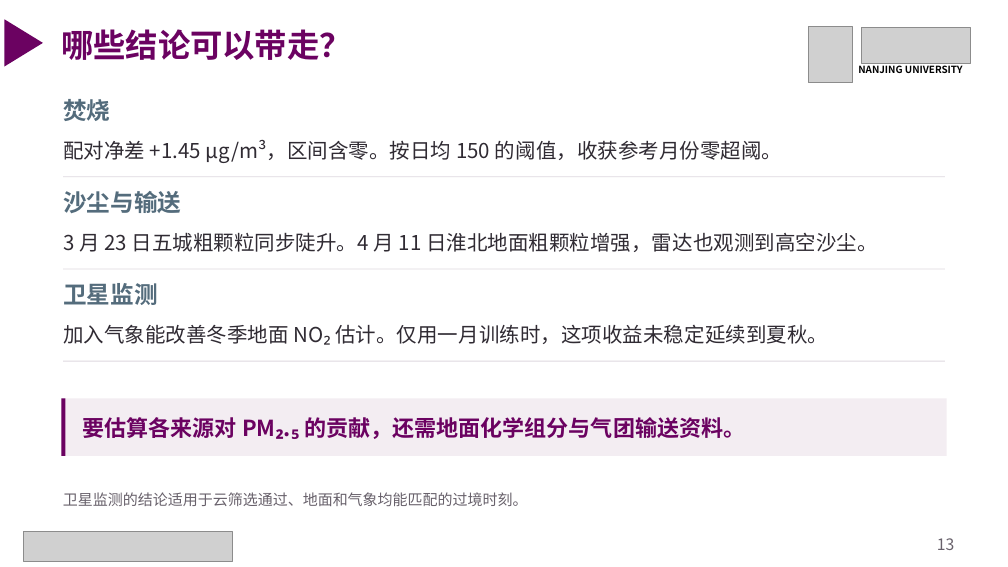
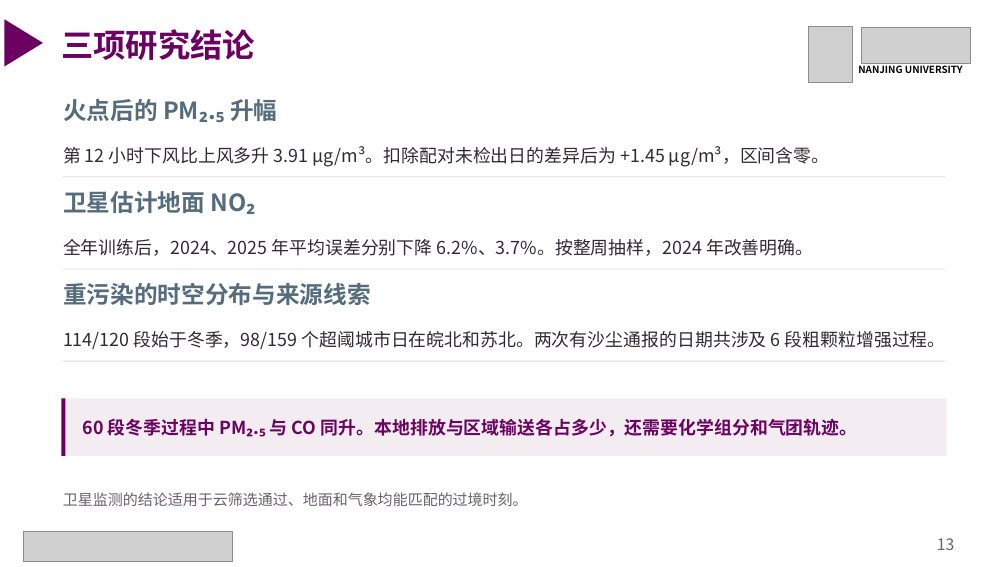
Before and after one commit to gxm-nju/china-air-pollution, a slide deck: slide 13 of docs/课堂展示.pptx. Drawn at 1008x567 pixels with LibreOffice and Linux fonts; fonts in the diff are those of the drawing; grey boxes stand for pictures. Boxes give left, top, right and bottom in pixels: in the first picture for what was removed or moved away, otherwise in the second. Text is boxed around its words. In the diff, an @@ line names an element or a change of style, - is before the commit and + after.

Commit message:
按修订版报告统一课堂展示研究问题、核验说明与发布材料

```diff
--- a/docs/课堂展示.pptx
+++ b/docs/课堂展示.pptx
@@ text at (61, 29, 255, 60): text changed @@
-哪些结论可以带走？
+三项研究结论
@@ text at (63, 99, 277, 123): text changed @@
-焚烧
+火点后的 PM₂.₅ 升幅
@@ text at (63, 146, 830, 167): text changed; size 19.5 to 17 pt @@
-配对净差 +1.45 µg/m³，区间含零。按日均 150 的阈值，收获参考月份零超阈。
+第 12 小时下风比上风多升 3.91 µg/m³。扣除配对未检出日的差异后为 +1.45 µg/m³，区间含零。
@@ text at (63, 191, 256, 214): text changed @@
-沙尘与输送
+卫星估计地面 NO₂
@@ text at (63, 239, 813, 256): text changed; size 19.5 to 17 pt @@
-3 月 23 日五城粗颗粒同步陡升。4 月 11 日淮北地面粗颗粒增强，雷达也观测到高空沙尘。
+全年训练后，2024、2025 年平均误差分别下降 6.2%、3.7%。按整周抽样，2024 年改善明确。
@@ text at (63, 283, 371, 305): text changed @@
-卫星监测
+重污染的时空分布与来源线索
@@ text at (63, 331, 946, 349): text changed; size 19.5 to 17 pt @@
-加入气象能改善冬季地面 NO₂ 估计。仅用一月训练时，这项收益未稳定延续到夏秋。
+114/120 段始于冬季，98/159 个超阈城市日在皖北和苏北。两次有沙尘通报的日期共涉及 6 段粗颗粒增强过程。
@@ text at (83, 418, 858, 437): text changed; size 21 to 17 pt @@
-要估算各来源对 PM₂.₅ 的贡献，还需地面化学组分与气团输送资料。
+60 段冬季过程中 PM₂.₅ 与 CO 同升。本地排放与区域输送各占多少，还需要化学组分和气团轨迹。
```
Also in this commit, not shown: 11 other slides changed, 9 other files.
